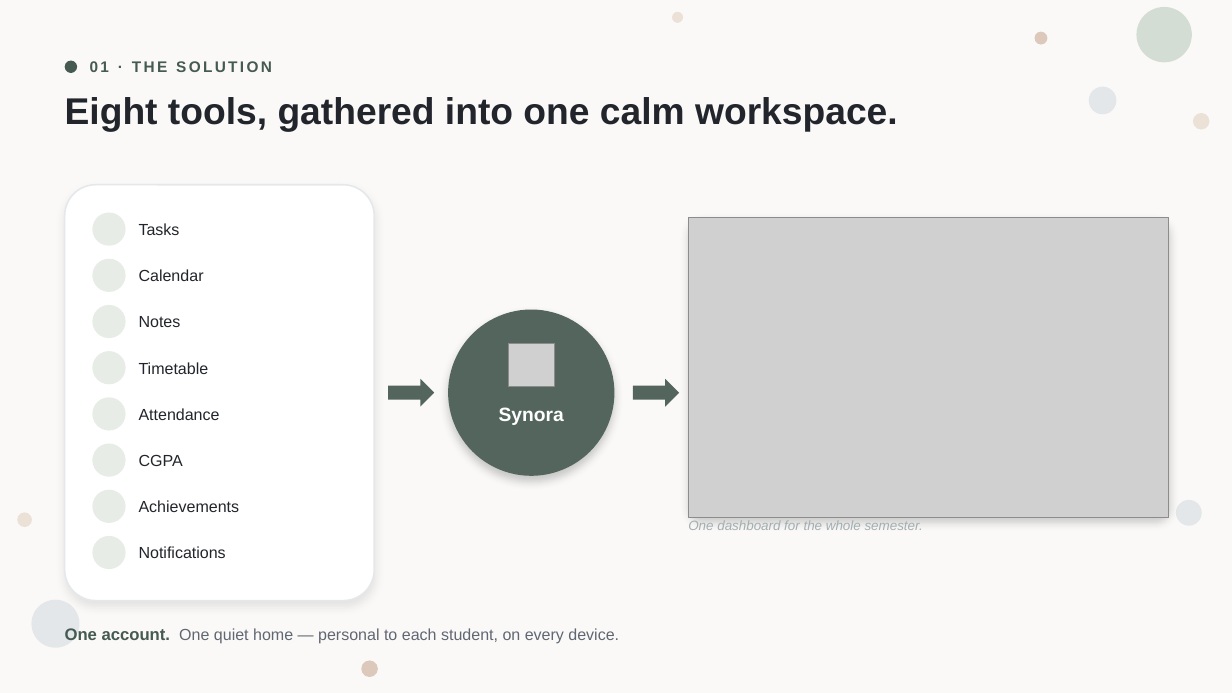
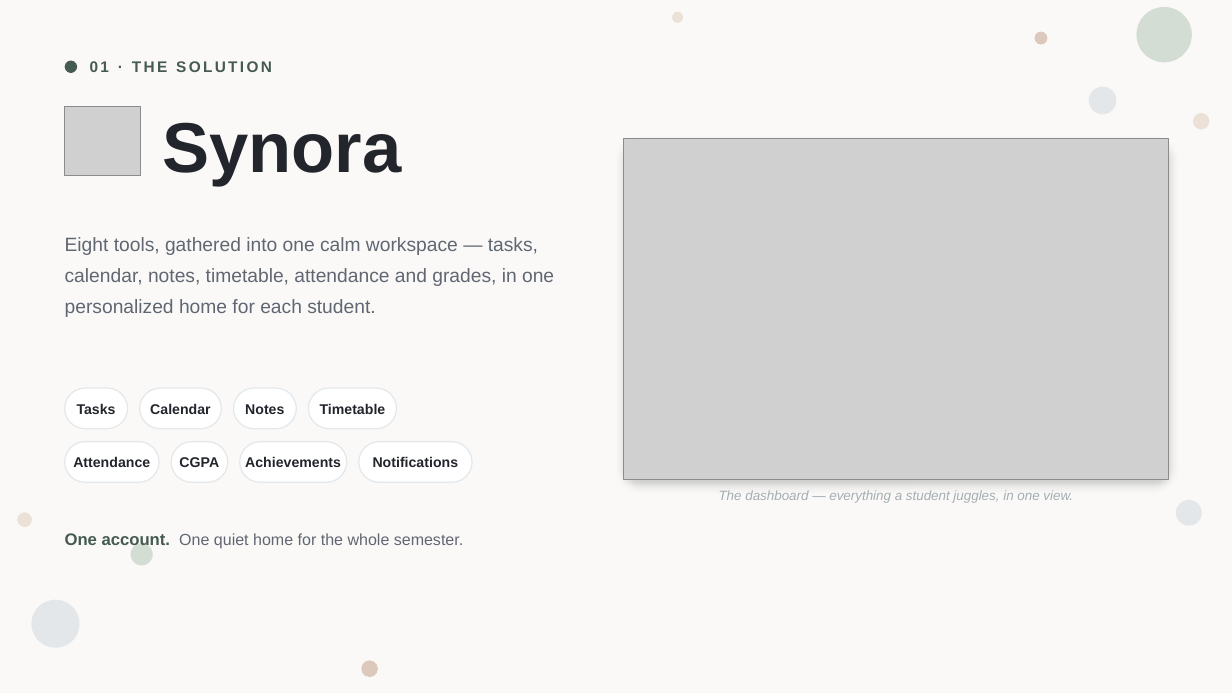
Before and after one commit to Manan-2007/Synora, a slide deck: slide 3 of presentation/Synora_Final_Project_Presentation.pptx. Drawn at 1232x693 pixels with LibreOffice and Linux fonts; fonts in the diff are those of the drawing; grey boxes stand for pictures; background and template pictures are left out. Boxes give left, top, right and bottom in pixels: in the first picture for what was removed or moved away, otherwise in the second. Text is boxed around its words. In the diff, an @@ line names an element or a change of style, - is before the commit and + after.

```diff
--- a/presentation/Synora_Final_Project_Presentation.pptx
+++ b/presentation/Synora_Final_Project_Presentation.pptx
@@ text removed at [65,97,898,132] @@
-Eight tools, gathered into one calm workspace.
@@ picture added at [65,106,140,176] @@
@@ text "Synora": place and size @@
-text "Synora" at [499,407,564,425]
+text "Synora" at [163,122,402,186]
@@ text "Synora" at [163,122,402,186]: size 15 to 55 pt, text colour #FFFFFF to #22252B; alignment centre to left; vertical alignment top to middle @@
@@ picture: place and size @@
-picture at [689,217,1169,518]
+picture at [624,139,1169,480]
@@ rounded rectangle: place and size @@
-rounded rectangle at [689,217,1169,518]
+rounded rectangle at [624,139,1169,480]
@@ rounded rectangle removed at [65,185,374,601] @@
@@ text added at [65,237,554,317], 15 pt, text #606772 @@
+Eight tools, gathered into one calm workspace — tasks, calendar, notes, timetable, attendance and grades, in one personalized home for each student.
@@ ellipse removed at [92,213,126,246] @@
@@ ellipse removed at [92,259,126,292] @@
@@ ellipse removed at [92,305,126,338] @@
@@ ellipse removed at [448,310,615,476] @@
@@ ellipse removed at [92,351,126,384] @@
@@ picture removed at [508,344,555,386] @@
@@ rounded rectangle "Tasks": place and size @@
-rounded rectangle "Tasks" at [139,223,180,235]
+rounded rectangle "Tasks" at [65,388,128,429]
@@ rounded rectangle "Calendar": place and size @@
-rounded rectangle "Calendar" at [139,269,204,281]
+rounded rectangle "Calendar" at [140,388,222,429]
@@ rounded rectangle "Notes": place and size @@
-rounded rectangle "Notes" at [139,316,181,327]
+rounded rectangle "Notes" at [234,388,297,429]
@@ rounded rectangle "Timetable": place and size @@
-rounded rectangle "Timetable" at [139,362,209,374]
+rounded rectangle "Timetable" at [309,388,396,429]
@@ right arrow removed at [388,379,434,407] @@
@@ right arrow removed at [633,379,679,407] @@
@@ ellipse removed at [92,397,126,431] @@
@@ rounded rectangle "Attendance": place and size @@
-rounded rectangle "Attendance" at [139,408,220,420]
+rounded rectangle "Attendance" at [65,442,159,482]
@@ ellipse removed at [92,444,126,477] @@
@@ rounded rectangle "CGPA": place and size @@
-rounded rectangle "CGPA" at [139,455,183,466]
+rounded rectangle "CGPA" at [171,442,227,482]
@@ rounded rectangle "Achievements": place and size @@
-rounded rectangle "Achievements" at [139,500,240,512]
+rounded rectangle "Achievements" at [239,442,347,482]
@@ size 12.5 to 11 pt, bold on; alignment left to centre; fill none to #FFFFFF; outline none to #E5E8EB 1 pt in 8 elements at [239,442,347,482], [171,442,227,482], [309,388,396,429], [234,388,297,429], [65,442,159,482], [140,388,222,429], [65,388,128,429], [359,442,472,482] @@
@@ rounded rectangle "Notifications": place and size @@
-rounded rectangle "Notifications" at [139,546,226,558]
+rounded rectangle "Notifications" at [359,442,472,482]
@@ ellipse removed at [92,490,126,523] @@
@@ text added at [719,490,1073,503], 10.5 pt, text #A3AEB1, italic @@
+The dashboard — everything a student juggles, in one view.
@@ text at [65,533,463,549]: text changed; size 10.5 to 12.5 pt; text colour #A3AEB1 to #606772; italic off @@
-One dashboard for the whole semester.
+One account. One quiet home for the whole semester.
@@ ellipse: place and size @@
-ellipse at [92,536,126,569]
+ellipse at [130,543,152,566]
@@ ellipse at [130,543,152,566]: fill #E7ECE7 to #D3DDD4 @@
@@ text removed at [65,628,619,644] @@
-One account. One quiet home — personal to each student, on every device.
```
Also in this commit, not shown: 3 other slides changed, 42 other files.
